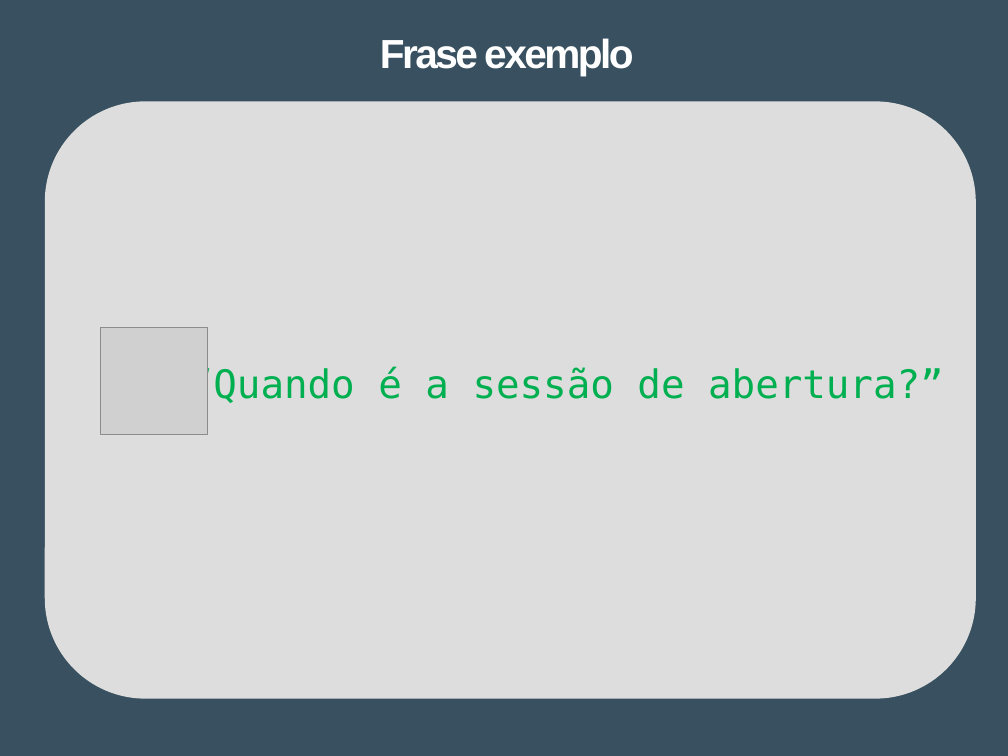
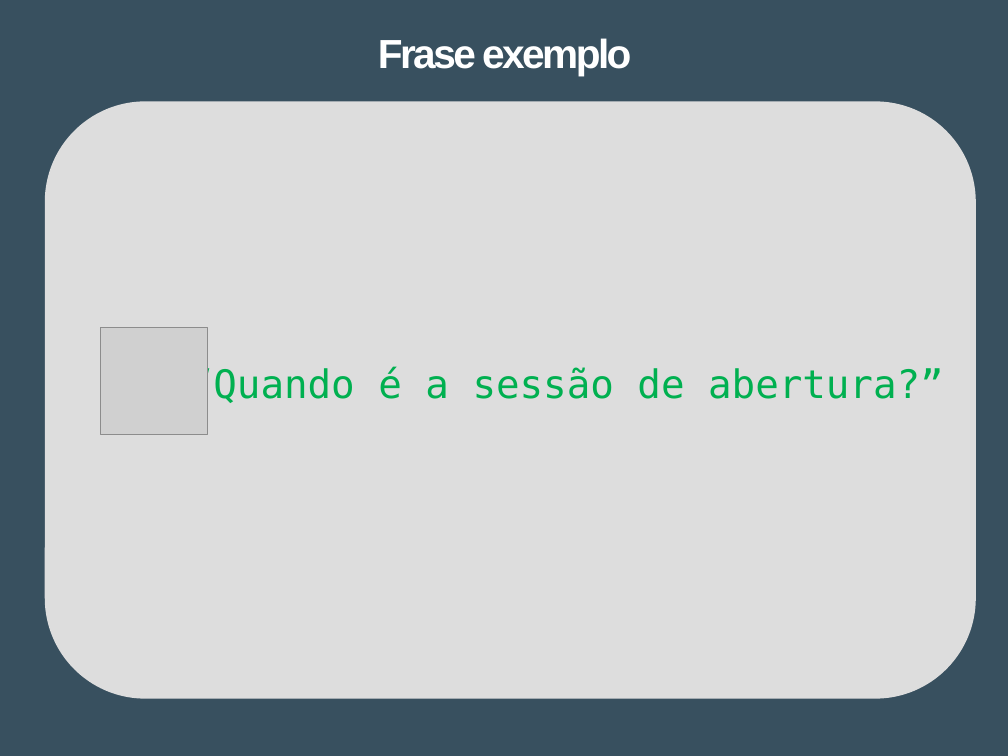
Before and after one commit to Tibblue/PLC, a slide deck: slide 5 of LEI/apresentações/checkpoint2/apresLEI_grupo47.pptx (slide 4 before the commit). Drawn at 1008x756 pixels with LibreOffice and Linux fonts; fonts in the diff are those of the drawing; grey boxes stand for pictures. Boxes give left, top, right and bottom in pixels: in the first picture for what was removed or moved away, otherwise in the second. Text is boxed around its words. In the diff, an @@ line names an element or a change of style, - is before the commit and + after.

```diff
--- a/LEI/apresentações/checkpoint2/apresLEI_grupo47.pptx
+++ b/LEI/apresentações/checkpoint2/apresLEI_grupo47.pptx
@@ title "Frase exemplo" at (378,38,631,75): alignment left to centre @@
```
Also in this commit, not shown: 2 other slides changed, 1 slide added, 2 other files.
